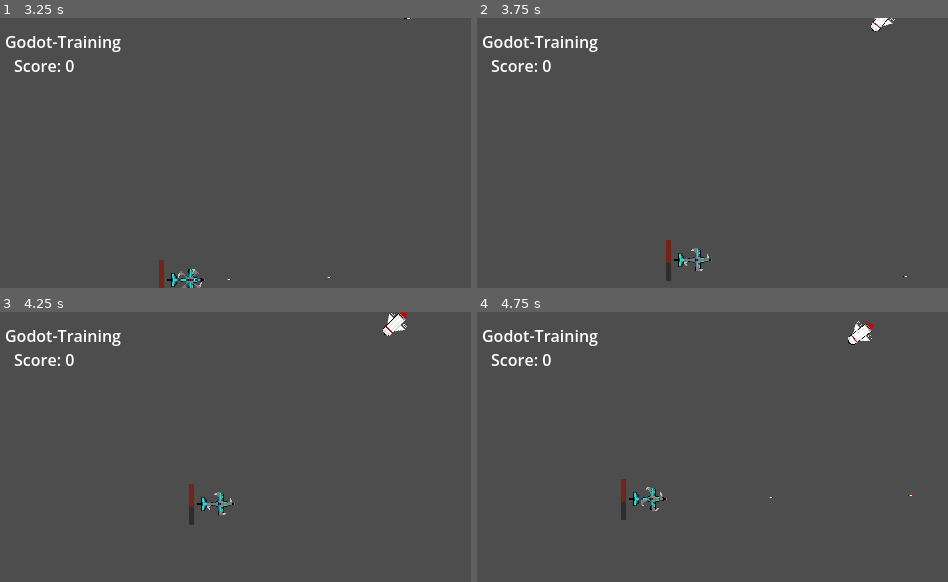
Above: before the commit, frames 1-4 (two rows, left to right).
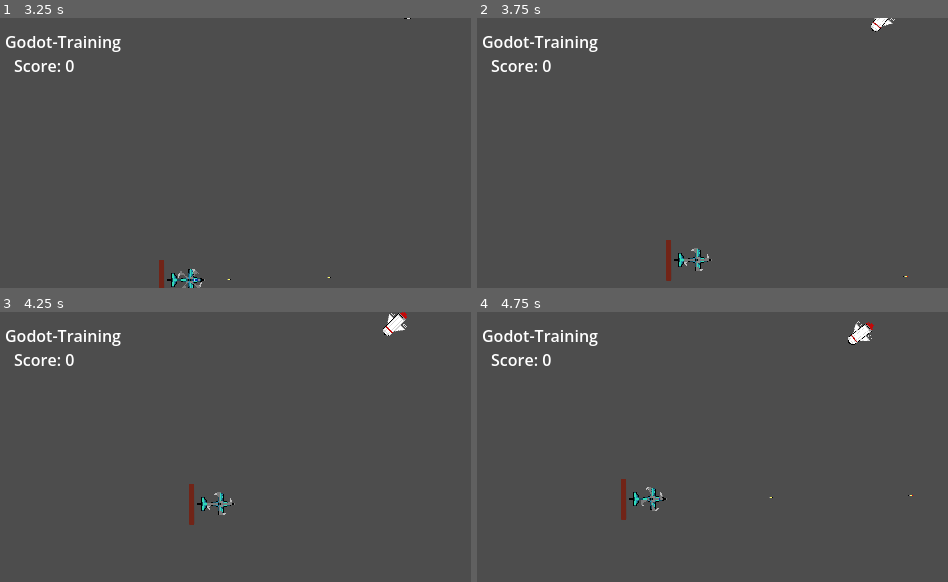
Above: after the commit, the same moments.

Repository: Aceralot/Shots-Fired
Game: Godot game, scene res://Objects/UI/MainMenu.tscn
Same seed, same stepped clock (60 frames per second), same inputs: the game is played once before the commit and once after it.
Inputs (mouse positions are in pixels of both pictures, inside the frame that each line leads up to):
- Up to frame 1 (3.25 s): click "Start" at 0.5 s; tap Enter at 1.25 s; move the mouse to (334, 139) at 1.27 s; hold D (move_right) 1.28-2.03 s; hold Space (shoot) 1.28-2.03 s; move the mouse to (136, 166) at 2.02 s; hold S (move_down) 2.03-2.78 s; tap Space (shoot) at 2.1 s; move the mouse to (277, 93) at 2.77 s; hold D (move_right) from 2.78 s (still down); hold Space (shoot) from 2.78 s (still down)
- Up to frame 2 (3.75 s): move the mouse to (684, 207) at 3.52 s; release D (move_right) at 3.53 s; release Space (shoot) at 3.53 s; hold W (move_up) from 3.53 s (still down); tap Space (shoot) at 3.6 s
- Up to frame 3 (4.25 s): keep holding W (move_up)
- Up to frame 4 (4.75 s): move the mouse to (853, 487) at 4.27 s; release W (move_up) at 4.28 s; hold A (move_left) from 4.28 s (still down); hold Space (shoot) from 4.28 s (still down)

Frame 1 is identical in both runs. In frame 2, less than 0.1% of the frame differs, in the area x 40-42%, y 90-98%; in frame 3, less than 0.1%; in frame 4, less than 0.1%.

Commit message:
Small Update
Fixed some small things

Diff:
--- a/Objects/Entity/Bullet.tscn
+++ b/Objects/Entity/Bullet.tscn
@@ -10,3 +10,5 @@
 scale = Vector2(0.3, 0.3)
 
 [node name="Bullet" parent="." unique_id=1395735870 instance=ExtResource("1_kt3e4")]
+
+[connection signal="area_entered" from="Bullet" to="Bullet" method="_on_area_entered"]
--- a/Objects/Entity/player.tscn
+++ b/Objects/Entity/player.tscn
@@ -18,7 +18,7 @@
 var deadzone: float = 0.1
 var rotation_speed: float = 5.0
 var target_angle: float
-
+@onready var enemy: CharacterBody2D = $\"./Hitbox\"
 
 
 func _process(delta: float) -> void:
@@ -46,6 +46,7 @@
 
 	velocity = direction * SPEED
 	move_and_slide()
+
 
 	var DAMAGE_RATE = 50
 	var overlapping_mobs = $HitBox.get_overlapping_areas()
--- a/Scenes/Prototyping/LevelDesign.tscn
+++ b/Scenes/Prototyping/LevelDesign.tscn
@@ -4,8 +4,6 @@
 [ext_resource type="PackedScene" uid="uid://0lkxrnsn52p1" path="res://Objects/Entity/player.tscn" id="3_3jyhc"]
 [ext_resource type="PackedScene" uid="uid://bgm6ppsjn4jm5" path="res://Objects/Environment/Enemy_Spawner.tscn" id="3_riaij"]
 [ext_resource type="Script" uid="uid://bs4ytg88cu8d3" path="res://Scripts/UI/score.gd" id="4_riaij"]
-
-[sub_resource type="WorldBoundaryShape2D" id="WorldBoundaryShape2D_riaij"]
 
 [node name="LevelDesign" type="Node2D" unique_id=1475208290]
 position = Vector2(1, 0)
@@ -56,26 +54,5 @@
 script = ExtResource("4_riaij")
 metadata/_edit_use_anchors_ = true
 
-[node name="Boundries" type="Area2D" parent="." unique_id=1535458887]
-
-[node name="CollisionShape2D" type="CollisionShape2D" parent="Boundries" unique_id=1550804354]
-position = Vector2(225, -2)
-rotation = 3.1415927
-shape = SubResource("WorldBoundaryShape2D_riaij")
-
-[node name="CollisionShape2D2" type="CollisionShape2D" parent="Boundries" unique_id=664976938]
-position = Vector2(0, 136)
-rotation = 1.5707964
-shape = SubResource("WorldBoundaryShape2D_riaij")
-
-[node name="CollisionShape2D3" type="CollisionShape2D" parent="Boundries" unique_id=1868083070]
-position = Vector2(480, 125)
-rotation = -1.5707964
-shape = SubResource("WorldBoundaryShape2D_riaij")
-
-[node name="CollisionShape2D4" type="CollisionShape2D" parent="Boundries" unique_id=838382120]
-position = Vector2(229, 269)
-shape = SubResource("WorldBoundaryShape2D_riaij")
-
+[connection signal="scored" from="Player" to="Player" method="_on_player_scored"]
 [connection signal="scored" from="Player" to="Player" method="_on_scored"]
-[connection signal="scored" from="Player" to="Player" method="_on_player_scored"]
--- a/Scripts/Core/enemy.gd
+++ b/Scripts/Core/enemy.gd
@@ -29,5 +29,6 @@
 
 
 
+
 func _process(delta: float) -> void:
 	look_at( player.global_position )
--- a/Scripts/UI/score.gd
+++ b/Scripts/UI/score.gd
@@ -1,4 +1,7 @@
 extends Label
+
+signal scored
+
 
 func _on_bullet_entered_scored(score : int) -> void:
 	text = "Score:" + str(score)
--- a/Scripts/player_area_2d.gd
+++ b/Scripts/player_area_2d.gd
@@ -31,3 +31,11 @@
 	if body.has_method( "take_damage" ):
 		body.take_damage
 	pass # Replace with function body.
+
+
+
+
+
+func _on_area_entered(area: Area2D) -> void:
+	score += 1
+	scored.emit()
--- a/project.godot
+++ b/project.godot
@@ -67,6 +67,7 @@
 , Object(InputEventMouseButton,"resource_local_to_scene":false,"resource_name":"","device":-1,"window_id":0,"alt_presse …(244 unchanged characters)…
 , Object(InputEventKey,"resource_local_to_scene":false,"resource_name":"","device":0,"window_id":0,"alt_pressed":false,"shift_pressed":false,"ctrl_pressed":false,"meta_pressed":false,"pressed":false,"keycode":0,"physical_keycode":79,"key_label":0,"unicode":0,"location":0,"echo":false,"script":null)
 , Object(InputEventJoypadMotion,"resource_local_to_scene":false,"resource_name":"","device":-1,"axis":5,"axis_value":1.0,"script":null)
+, Object(InputEventJoypadButton,"resource_local_to_scene":false,"resource_name":"","device":-1,"button_index":0,"pressure":0.0,"pressed":false,"script":null)
 ])
 }
 move_right={
@@ -93,57 +94,33 @@
 
 project/editorState=[{
 "column": 0,
-"line": 8,
+"line": 0,
 "path": "res://Scripts/Player/gun.gd",
 "type": "file"
 }, {
 "column": 0,
-"line": 35,
+"line": 0,
 "path": "res://Scripts/player_area_2d.gd",
 "type": "file"
 }, {
 "column": 0,
-"line": 44,
-"path": "res://Scripts/UI/Videoscript.gd",
+"line": 0,
+"path": "res://Scripts/Utils/enemy_spawner.gd",
 "type": "file"
 }, {
 "column": 0,
 "line": 0,
-"path": "res://Scripts/UI/audio.gd",
-"type": "file"
-}, {
-"column": 0,
-"line": 74,
-"path": "res://Scripts/UI/controls.gd",
-"type": "file"
-}, {
-"column": 0,
-"line": 0,
-"path": "res://Scripts/UI/Language.gd",
-"type": "file"
-}, {
-"column": 0,
-"line": 22,
-"path": "res://Scripts/UI/mainmenu.gd",
-"type": "file"
-}, {
-"column": 0,
-"line": 9,
-"path": "res://Scripts/Utils/enemy_spawner.gd",
-"type": "file"
-}, {
-"column": 32,
-"current": true,
-"line": 23,
 "path": "res://Scripts/Core/enemy.gd",
 "type": "file"
 }, {
 "column": 0,
+"current": true,
 "line": 0,
 "path": "res://Scripts/UI/score.gd",
 "type": "file"
 }]
 project/breakpoints={
+"res://Objects/Entity/player.tscn::GDScript_av3cl": PackedInt32Array(),
 "res://Scenes/Prototyping/player_move_and_shoot.gd": PackedInt32Array(3),
 "res://Scripts/Core/enemy.gd": PackedInt32Array(),
 "res://Scripts/Player/player_move_and_shoot.gd": PackedInt32Array(),
